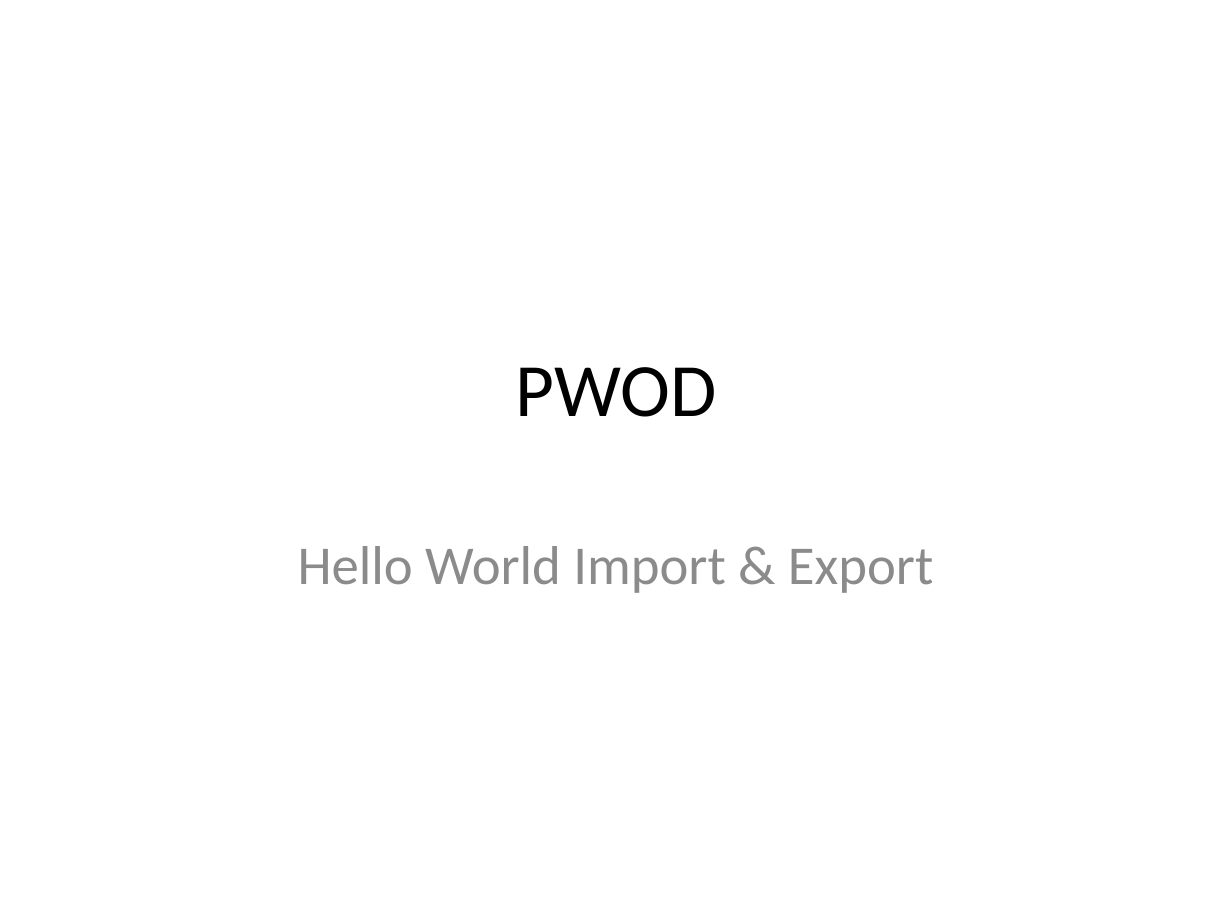
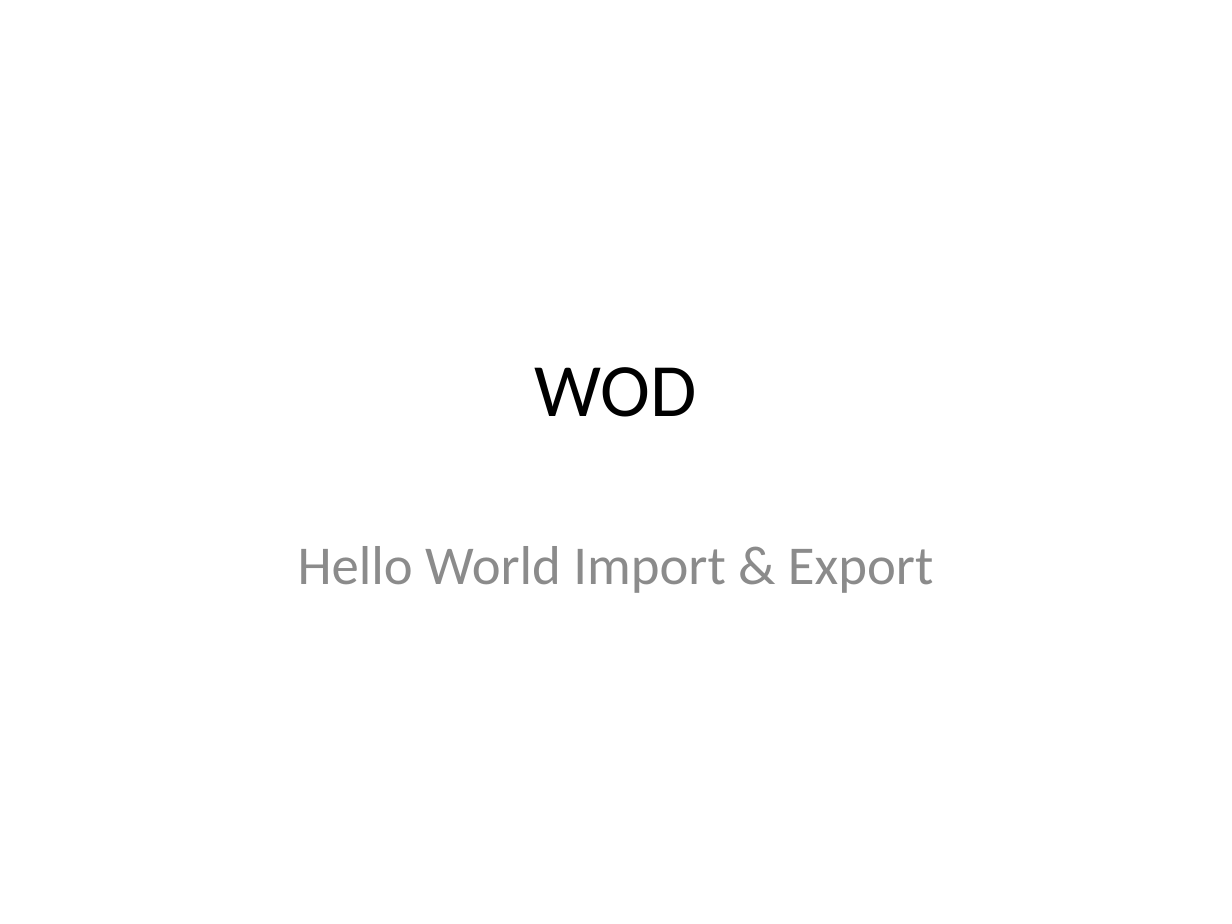
Before and after one commit to emhill/151-S15, a slide deck: slide 14 of src/morea/materials/02-Intro-Java.pptx. Drawn at 1232x924 pixels with LibreOffice and Linux fonts; fonts in the diff are those of the drawing. Boxes give left, top, right and bottom in pixels: in the first picture for what was removed or moved away, otherwise in the second. Text is boxed around its words. In the diff, an @@ line names an element or a change of style, - is before the commit and + after.

```diff
--- a/src/morea/materials/02-Intro-Java.pptx
+++ b/src/morea/materials/02-Intro-Java.pptx
@@ title at (535,367,697,417): text changed @@
-PWOD
+WOD
```
Also in this commit, not shown: 3 other slides changed, 1 slide added, 9 other files.
